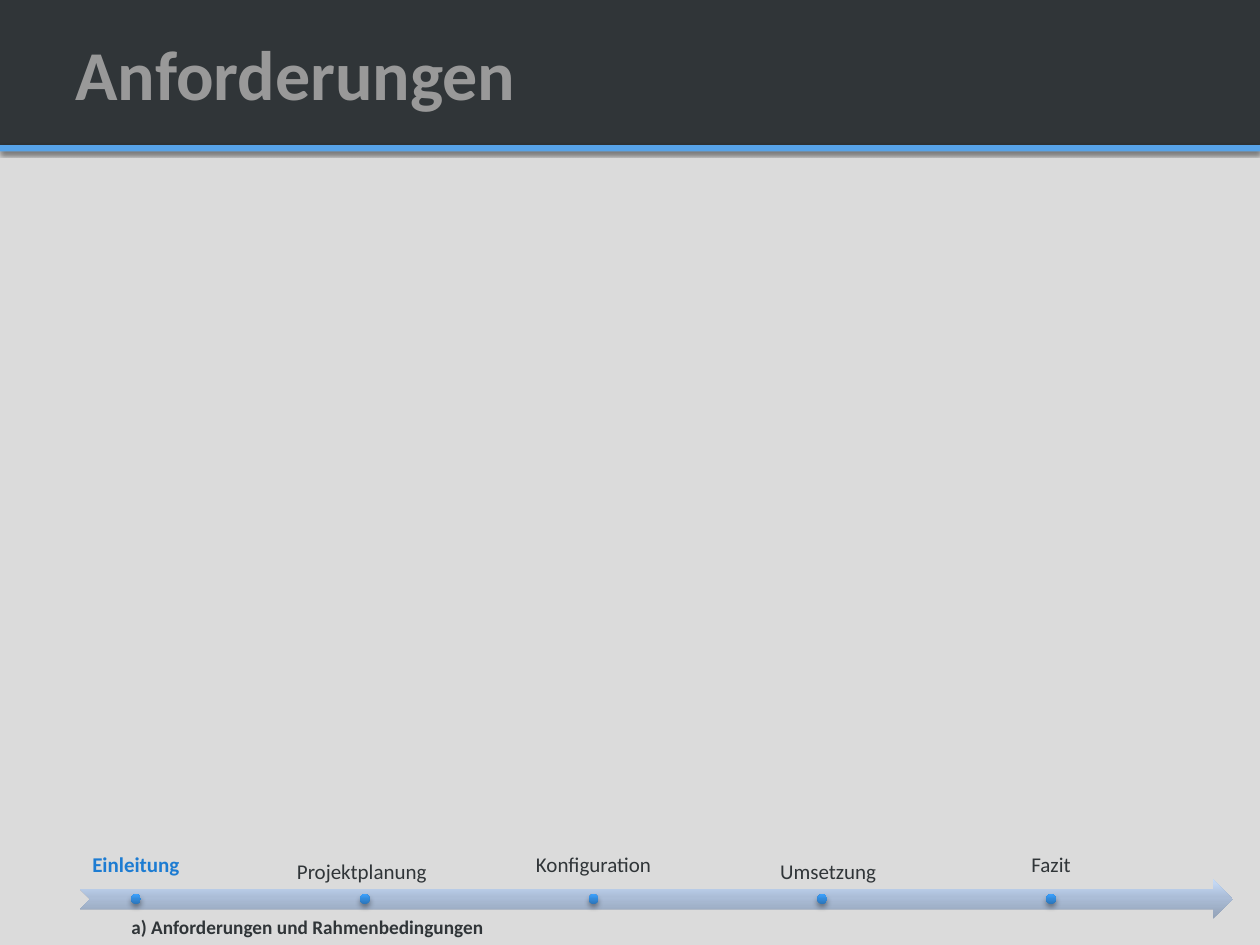
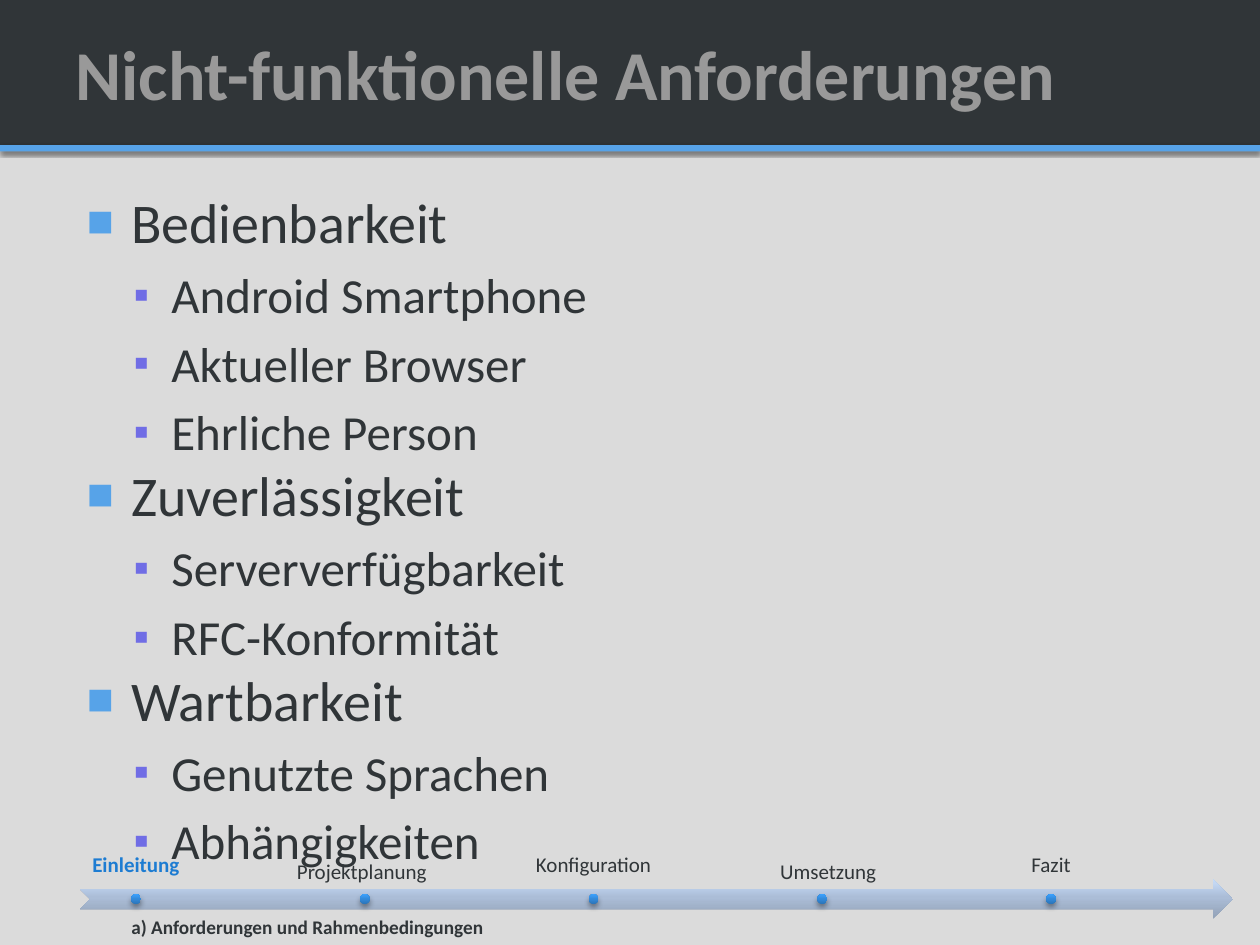
Before and after one commit to SAS-Systems/Unveiled-Documentation, a slide deck: slide 7 of Unveiled_MidtermPresentation.pptx (slide 6 before the commit). Drawn at 1260x945 pixels with LibreOffice and Linux fonts; fonts in the diff are those of the drawing; background and template pictures are left out. Boxes give left, top, right and bottom in pixels: in the first picture for what was removed or moved away, otherwise in the second. Text is boxed around its words. In the diff, an @@ line names an element or a change of style, - is before the commit and + after.

```diff
--- a/Unveiled_MidtermPresentation.pptx
+++ b/Unveiled_MidtermPresentation.pptx
@@ title at [76,51,1055,112]: text changed @@
-Anforderungen
+Nicht-funktionelle Anforderungen
@@ text added at [131,204,587,799], 28 pt, text #303538 @@
+■ Bedienbarkeit
+  ▪ Android Smartphone
+  ▪ Aktueller Browser
+  ▪ Ehrliche Person
+■ Zuverlässigkeit
+  ▪ Serververfügbarkeit
+  ▪ RFC-Konformität
+■ Wartbarkeit
+  ▪ Genutzte Sprachen
+  ▪ Abhängigkeiten
```
Also in this commit, not shown: 2 other slides changed, 1 slide added.
